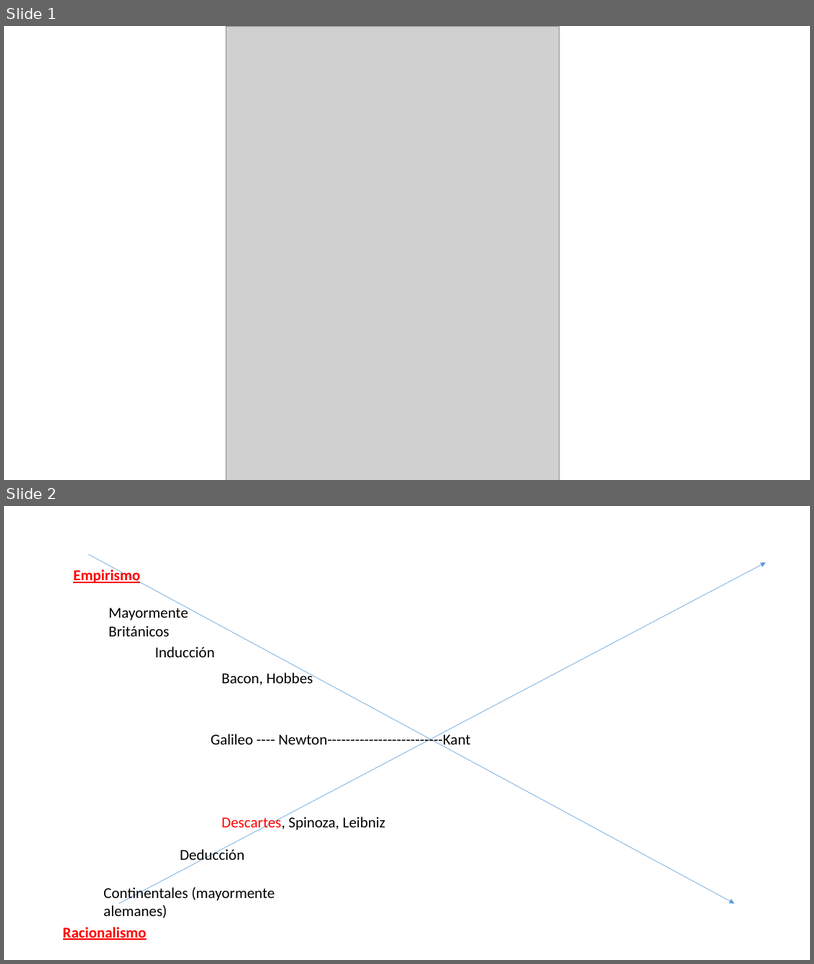
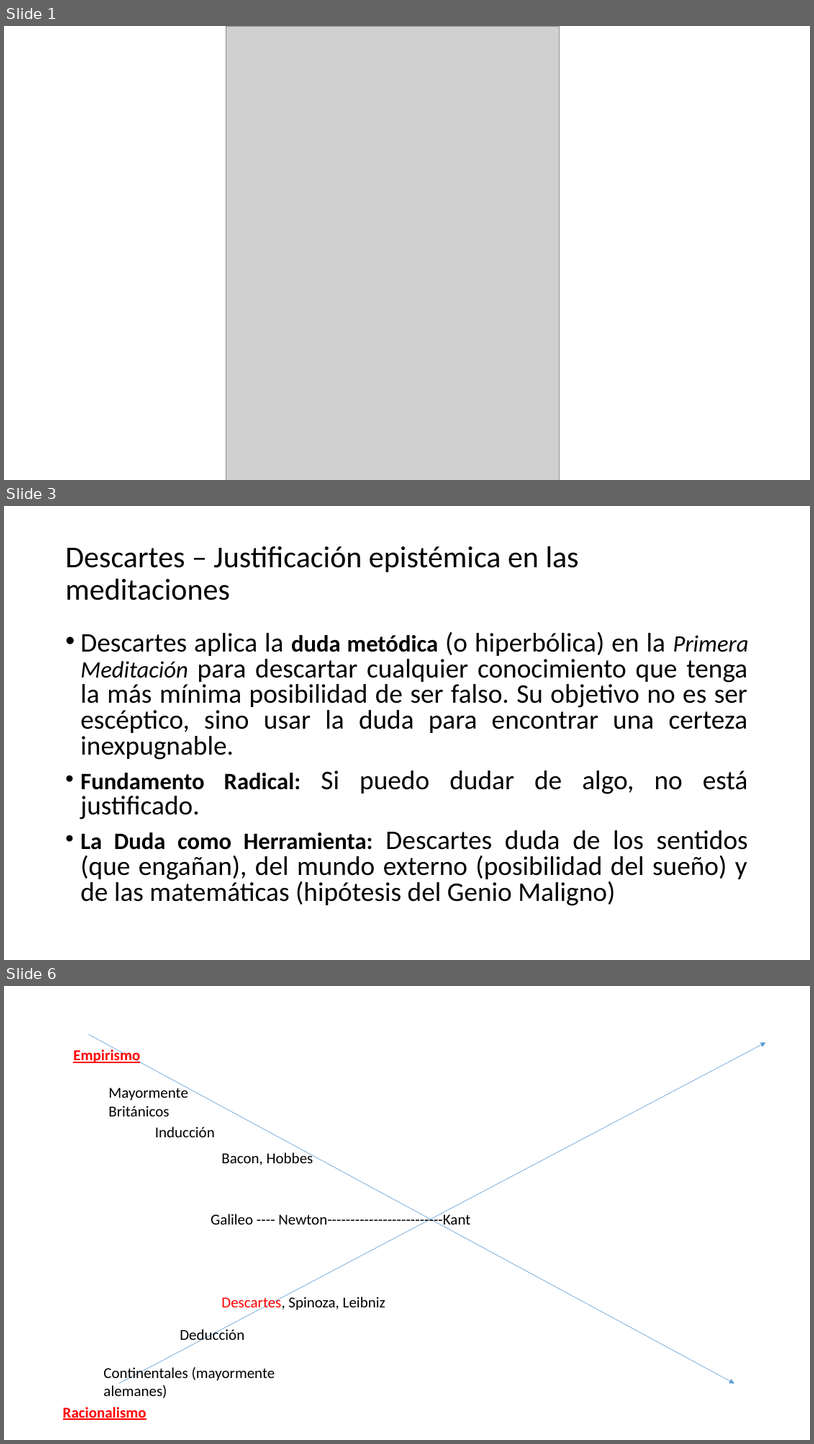
Before and after one commit to zaboltar/ArchaeologyJourney, a slide deck: DigSite/New Arcaism/uarm 2026 a/p crit raymond/09 Descartes.pptx. Shown one above the other, each under a label of ours: slides 1 and 2 before the commit, slides 1, 3 and 6 after it; the slides between them are not shown. The pictures are 814x964 and 814x1444 pixels, drawn with LibreOffice and Linux fonts; fonts in the diff are those of the drawing; grey boxes stand for pictures. Boxes give left, top, right and bottom in pixels: in the first picture for what was removed or moved away, otherwise in the second. Text is boxed around its words. In the diff, an @@ line names an element or a change of style, - is before the commit and + after.

```diff
--- a/DigSite/New Arcaism/uarm 2026 a/p crit raymond/09 Descartes.pptx
+++ b/DigSite/New Arcaism/uarm 2026 a/p crit raymond/09 Descartes.pptx
@@ slide 3 added at [4, 506, 810, 960], background #FFFFFF @@
@@ title added at [65, 546, 579, 600], 36 pt, text #000000 @@
+Descartes – Justificación epistémica en las meditaciones
@@ text added at [80, 632, 749, 906], 32 pt, text #000000 @@
+• Descartes aplica la duda metódica (o hiperbólica) en la Primera Meditación para descartar cualquier conocimiento que tenga la más mínima posibilidad de ser falso. Su objetivo no es ser escéptico, sino usar la duda para encontrar una certeza inexpugnable.
+• Fundamento Radical: Si puedo dudar de algo, no está justificado.
+• La Duda como Herramienta: Descartes duda de los sentidos (que engañan), del mundo externo (posibilidad del sueño) y de las matemáticas (hipótesis del Genio Maligno)
@@ what was slide 2 is now slide 6 @@
```
Also in this commit, not shown: 4 other slides added, 8 other files.
